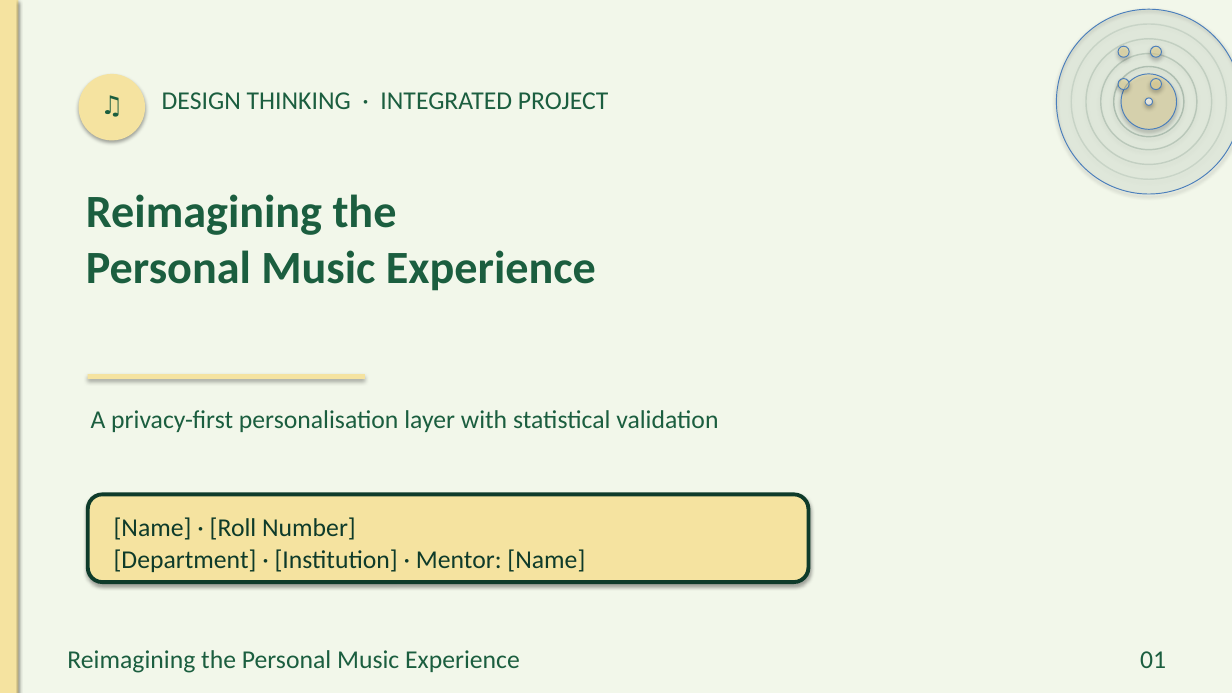
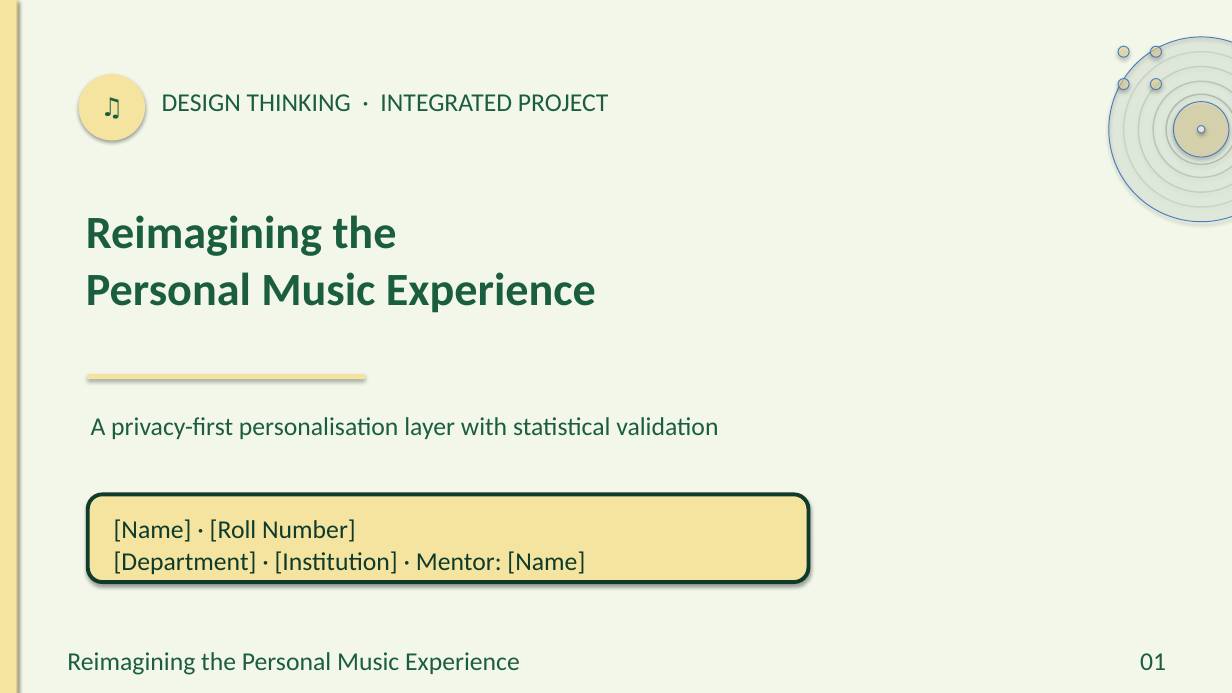
Before and after one commit to preet-kamdar/design-thinking-sem3, a slide deck: slide 1 of docs/Presentation.pptx. Drawn at 1232x693 pixels with LibreOffice and Linux fonts; fonts in the diff are those of the drawing. Boxes give left, top, right and bottom in pixels: in the first picture for what was removed or moved away, otherwise in the second. Text is boxed around its words. In the diff, an @@ line names an element or a change of style, - is before the commit and + after.

```diff
--- a/docs/Presentation.pptx
+++ b/docs/Presentation.pptx
@@ vertical alignment top to middle in 7 elements at box(162, 94, 608, 111), box(86, 215, 596, 313), box(91, 417, 718, 439), box(114, 519, 585, 574), box(67, 652, 520, 675), box(1140, 653, 1166, 670), box(79, 88, 145, 124) @@
@@ ellipse: place and size @@
-ellipse at box(1101, 54, 1197, 150)
+ellipse at box(1153, 81, 1232, 177)
@@ ellipse: place and size @@
-ellipse at box(1114, 67, 1184, 137)
+ellipse at box(1166, 94, 1232, 165)
@@ 5 ellipses: place and size @@
-5 ellipses at box(1056, 9, 1232, 194)
+5 ellipses at box(1109, 37, 1232, 222)
```
Also in this commit, not shown: 19 other slides changed, 12 other files.
